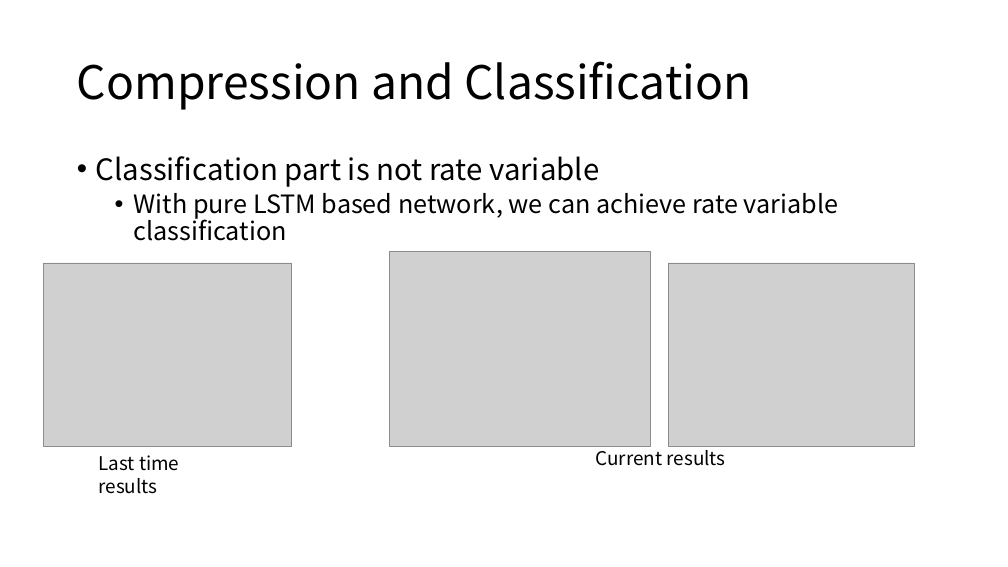
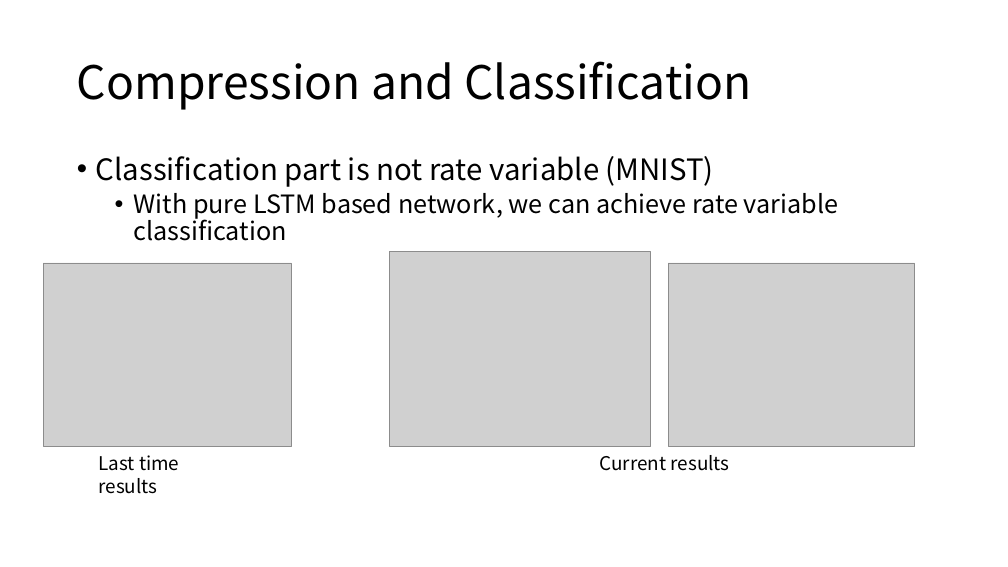
Before and after one commit to diaoenmao/Research, a slide deck: slide 7 of doc/Report/ongoing.pptx. Drawn at 1008x567 pixels with LibreOffice and Linux fonts; fonts in the diff are those of the drawing; grey boxes stand for pictures. Boxes give left, top, right and bottom in pixels: in the first picture for what was removed or moved away, otherwise in the second. Text is boxed around its words. In the diff, an @@ line names an element or a change of style, - is before the commit and + after.

```diff
--- a/doc/Report/ongoing.pptx
+++ b/doc/Report/ongoing.pptx
@@ text at [96,156,714,187]: text changed @@
-• Classification part is not rate variable
+• Classification part is not rate variable (MNIST)
@@ text "Current results" rewrapped from [596,445,726,466] to [600,455,730,471] @@
```
Also in this commit, not shown: 2 other slides changed, 1 other file.
